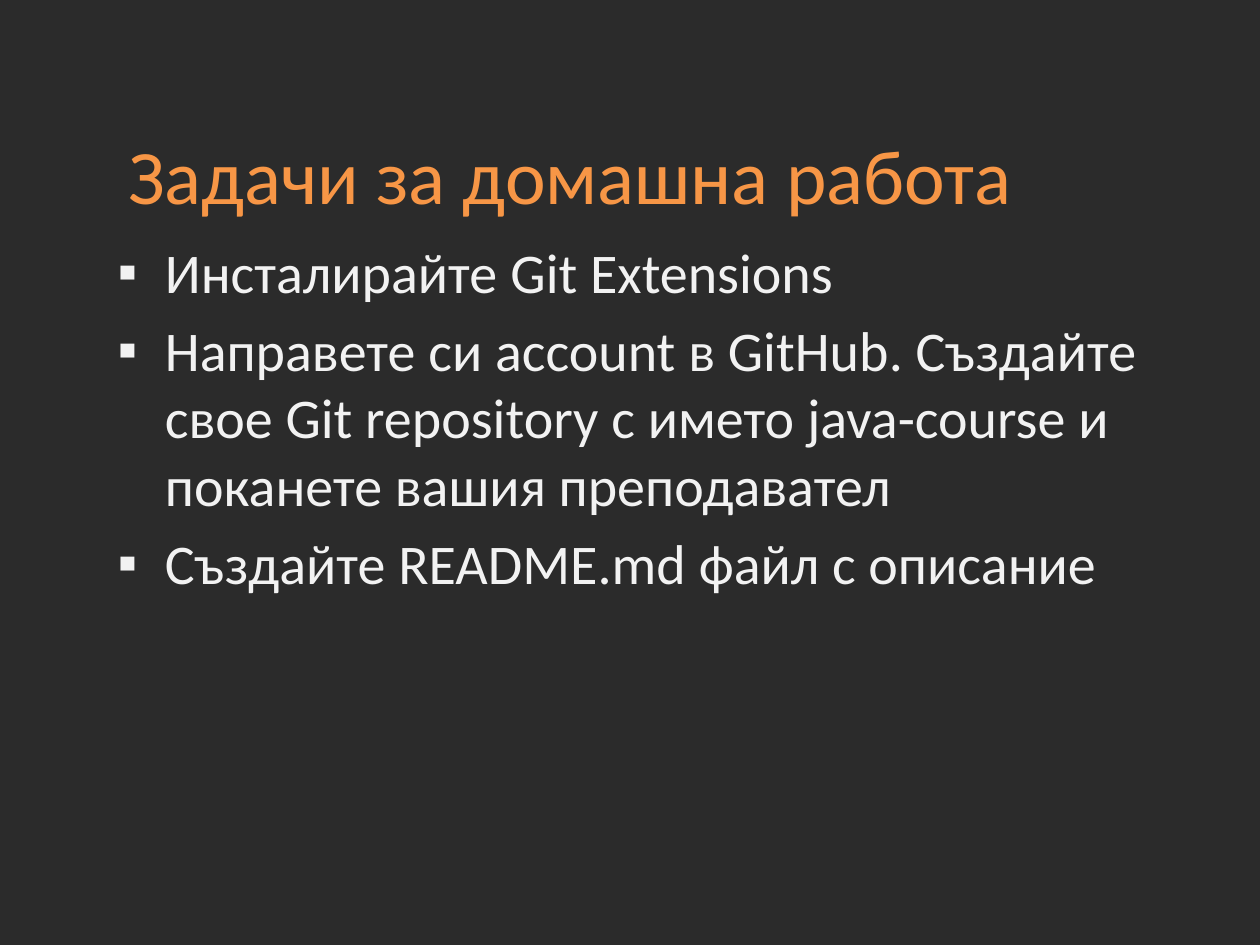
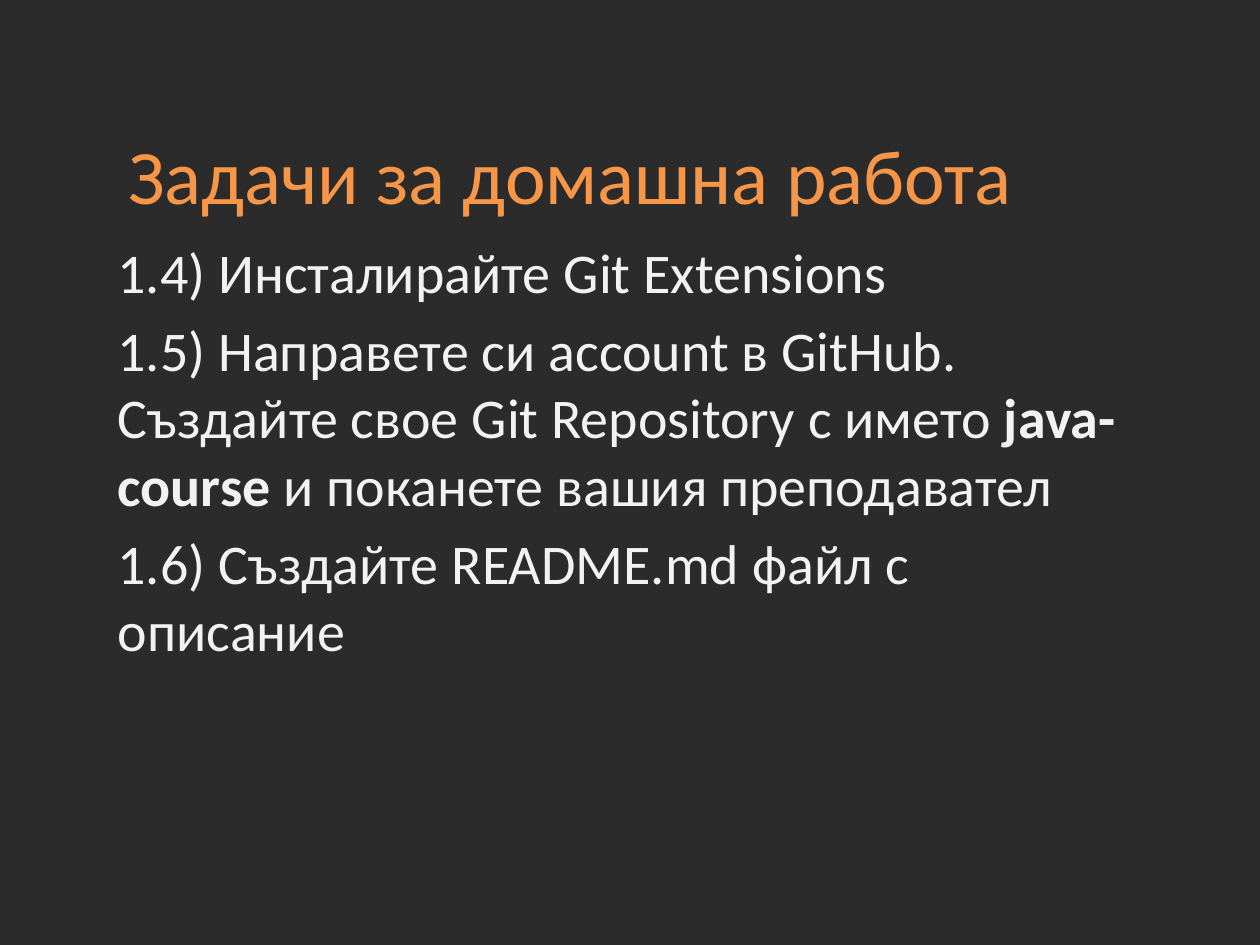
Before and after one commit to Academy-Soft-Intellect/Java-Course, a slide deck: slide 9 of 01-Version-Control-Systems.pptx. Drawn at 1260x945 pixels with LibreOffice and Linux fonts; fonts in the diff are those of the drawing; background and template pictures are left out; a plain dark background stands for a picture behind light text. Boxes give left, top, right and bottom in pixels: in the first picture for what was removed or moved away, otherwise in the second. Text is boxed around its words. In the diff, an @@ line names an element or a change of style, - is before the commit and + after.

```diff
--- a/01-Version-Control-Systems.pptx
+++ b/01-Version-Control-Systems.pptx
@@ text at (x1=118, y1=252, x2=1116, y2=652): text changed @@
-▪ Инсталирайте Git Extensions
-▪ Направете си account в GitHub. Създайте свое Git repository с името java-course и поканете вашия преподавател
-▪ Създайте README.md файл с описание
+1.4) Инсталирайте Git Extensions
+1.5) Направете си account в GitHub. Създайте свое Git Repository с името java-course и поканете вашия преподавател
+1.6) Създайте README.md файл с описание
```
Also in this commit, not shown: 19 other files.
